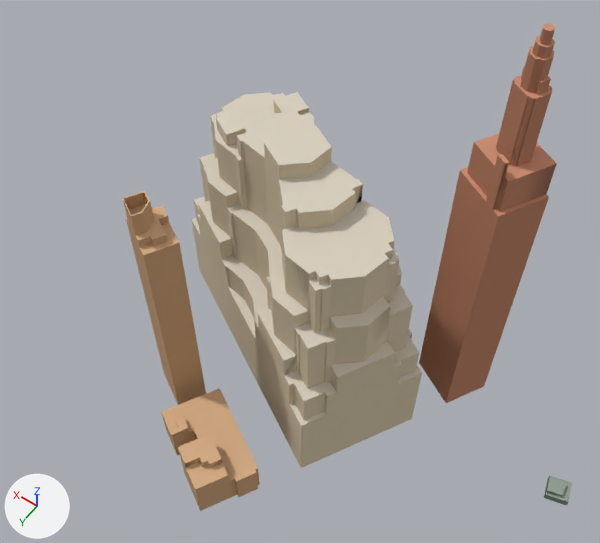
An edit to the glTF model public/models/washington-city/tile-4_-7.glb, drawn before and after from the same camera.
Before and after are seen from a camera (50 mm lens) standing at (779.0, 1378.0, 361.0) and looking at (893.0, 1219.0, 110.0). Arrows for +X, +Y and +Z are at lower left; the lights stay in place. The older version comes first. Where no turn or scale is listed for an object, it has been applied to the vertices. Vertices at exactly the same position are counted once.

Objects in the first picture: 'roof', 'wall'.
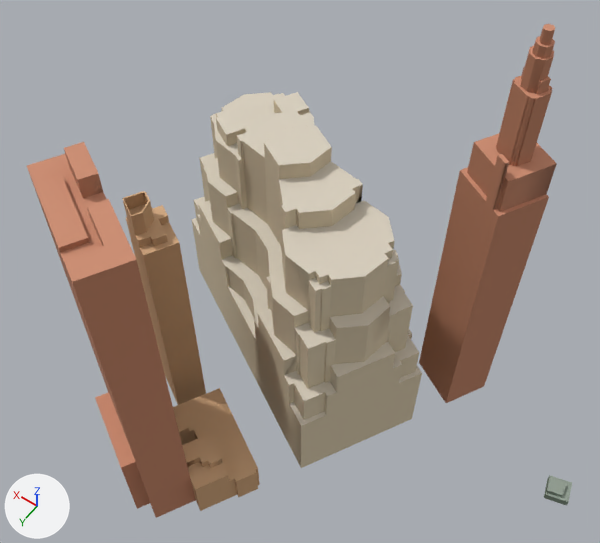
The newer file is also turned or shifted as a whole; pictures and numbers use the older file's frame.

Pixel boxes (x1, y1, x2, y2) of what changed, in the pictures (600 x 543 px):
'wall', reshaped (21% wider): before (123, 28, 569, 511); after (29, 28, 569, 518)
'roof', reshaped (21% wider): before (123, 24, 572, 502); after (27, 24, 572, 502)
part 1 of me_mesh_1, built on: before (169, 432, 177, 454); after (29, 150, 196, 518)
part 2 of me_mesh_2, added (brown): after (27, 154, 107, 261)
part 3 of me_mesh_2, added (brown): after (34, 142, 136, 468)

The change, as a diff of the scene's bpy script:
```diff
--- a/public/models/washington-city/tile-4_-7.glb.py
+++ b/public/models/washington-city/tile-4_-7.glb.py
@@ me_mesh_1 @@
 # used by ob_wall; location = (876.9, 1208.6, 105.0)
-me_mesh_1.from_pydata(...)  # 800 vertices, 800 faces; spans x -110.0..110.0, y -78.0..78.0, z -103.0..103.0
+me_mesh_1.from_pydata(...)  # 861 vertices, 866 faces; spans x -110.0..110.0, y -78.0..94.0, z -103.0..103.0
+# me_mesh_1 part 1
+# 3 faces are deleted
+# 46 vertices are added at x 26.0..85.0, y 48.0..92.0, z -101.0..74.0
+# 10 new vertices lie (3.0, 6.0, 0.0) away from vertices in x 42.0..73.0, y 51.0..88.0, z -101.0..74.0
+# 5 new vertices lie (7.0, -4.0, 0.0) away from vertices in x 35.0..60.0, y 57.0..92.0, z -101.0..74.0
+# 69 new faces join them
 me_mesh_1.materials.append(mat_city_ground)
@@ me_mesh_2 @@
 # used by ob_roof; location = (876.9, 1208.6, 108.4)
-me_mesh_2.from_pydata(...)  # 710 vertices, 574 faces; spans x -110.0..110.0, y -78.0..78.0, z -99.0..99.0
+me_mesh_2.from_pydata(...)  # 755 vertices, 609 faces; spans x -110.0..110.0, y -78.0..94.0, z -99.0..99.0
+# me_mesh_2 part 2: a new loose piece of 15 vertices spanning x 37.0..85.0, y 48.0..88.0, z 63.0, in mat_city_ground
+# me_mesh_2 part 3
+# 25 vertices are added at x 26.0..74.0, y 51.0..92.0, z -62.0..71.0
+# 5 new vertices lie (3.0, 6.0, 0.0) away from vertices in x 42.0..73.0, y 51.0..88.0, z -62.0..71.0
+# 22 new faces join them
 me_mesh_2.materials.append(mat_city_ground)
```
